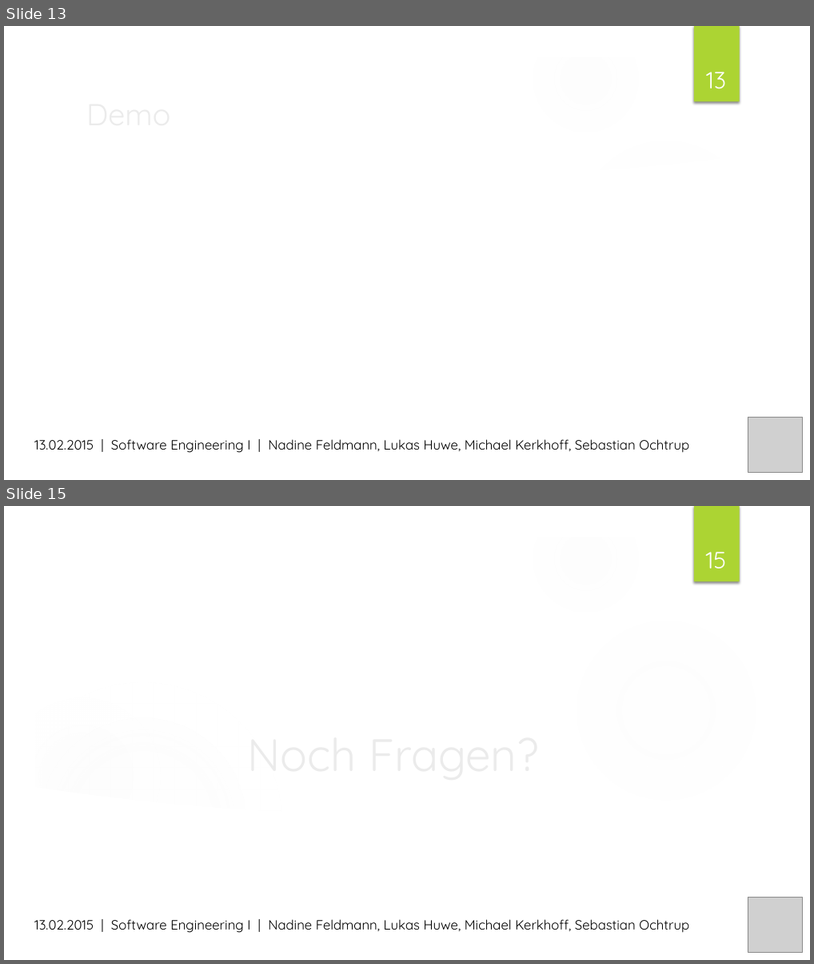
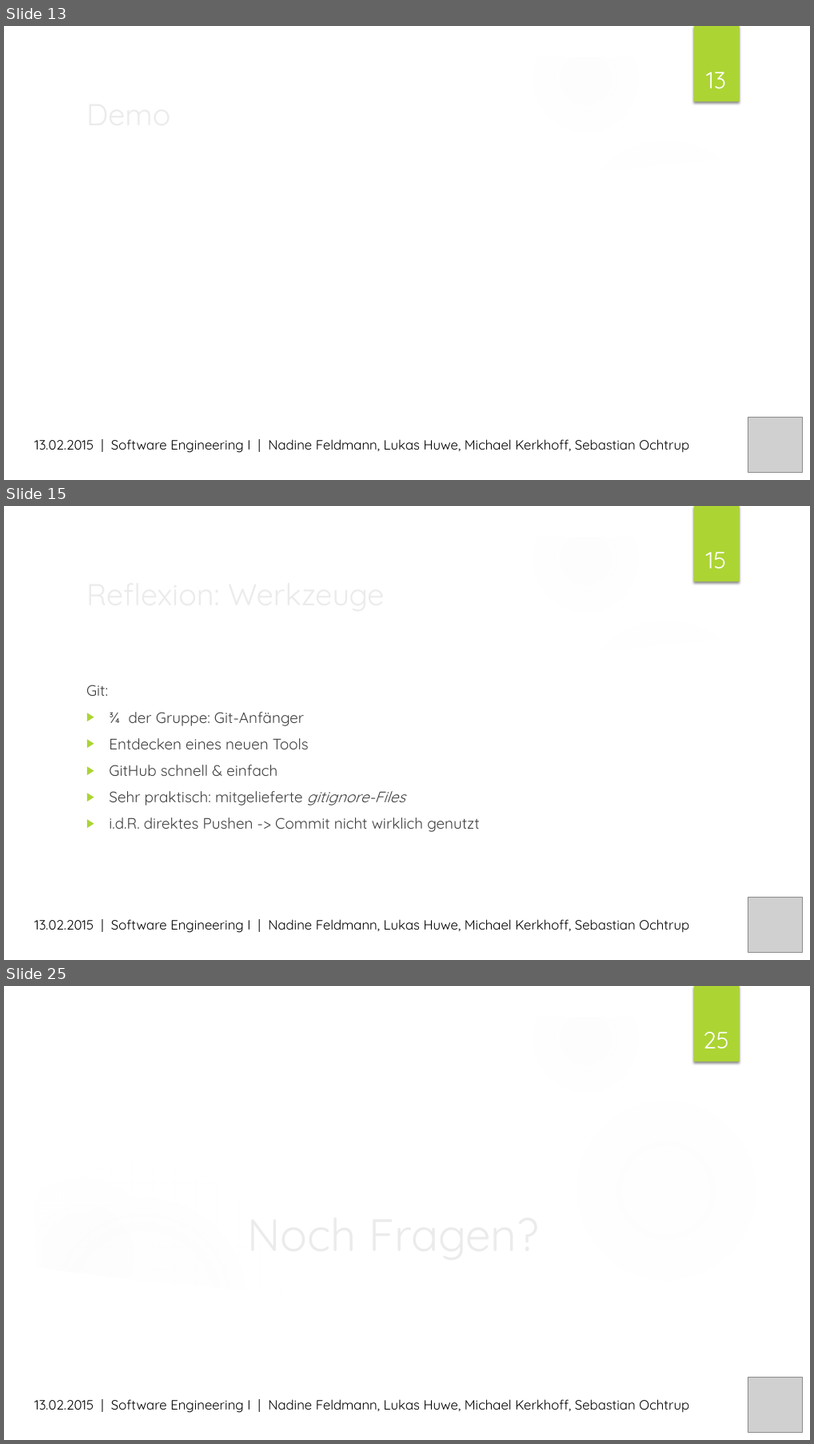
Before and after one commit to MrXXX92/pwsafe, a slide deck: Dokumentation/PWSafe Präsentation.pptx. Shown one above the other, each under a label of ours: slides 13 and 15 before the commit, slides 13, 15 and 25 after it; the slides between them are not shown. The pictures are 814x964 and 814x1444 pixels, drawn with LibreOffice and Linux fonts; fonts in the diff are those of the drawing; grey boxes stand for pictures; background and template pictures are left out. Boxes give left, top, right and bottom in pixels: in the first picture for what was removed or moved away, otherwise in the second. Text is boxed around its words. In the diff, an @@ line names an element or a change of style, - is before the commit and + after.

```diff
--- a/Dokumentation/PWSafe Präsentation.pptx
+++ b/Dokumentation/PWSafe Präsentation.pptx
@@ slide 15 added at (x1=4, y1=506, x2=810, y2=960), background picture (left out); not listed: 9 template elements that a slide beside it also shows @@
@@ page number added at (x1=706, y1=552, x2=727, y2=568), 28 pt, text #FFFFFF @@
+15
@@ title added at (x1=80, y1=570, x2=660, y2=616), 36 pt, text #EBEBEB @@
+Reflexion: Werkzeuge
@@ text added at (x1=86, y1=684, x2=479, y2=832), 18 pt, text #404040 @@
+Git:
+▶ ¾ der Gruppe: Git-Anfänger
+▶ Entdecken eines neuen Tools
+▶ GitHub schnell & einfach
+▶ Sehr praktisch: mitgelieferte gitignore-Files
+▶ i.d.R. direktes Pushen -> Commit nicht wirklich genutzt
@@ picture added at (x1=748, y1=896, x2=802, y2=952) @@
@@ text added at (x1=34, y1=919, x2=690, y2=932), 16 pt, text #000000 @@
+13.02.2015 | Software Engineering I | Nadine Feldmann, Lukas Huwe, Michael Kerkhoff, Sebastian Ochtrup
@@ what was slide 15 is now slide 25 @@
@@ page number at (x1=703, y1=1032, x2=730, y2=1048): text changed @@
-15
+25
```
Also in this commit, not shown: 1 slide changed, 9 other slides added.
